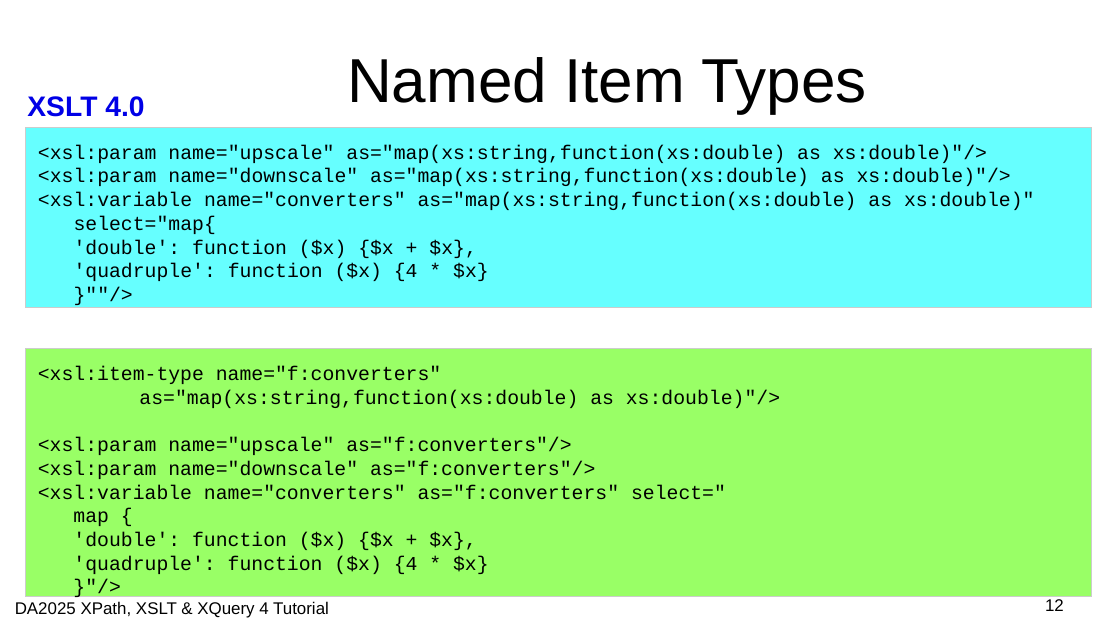
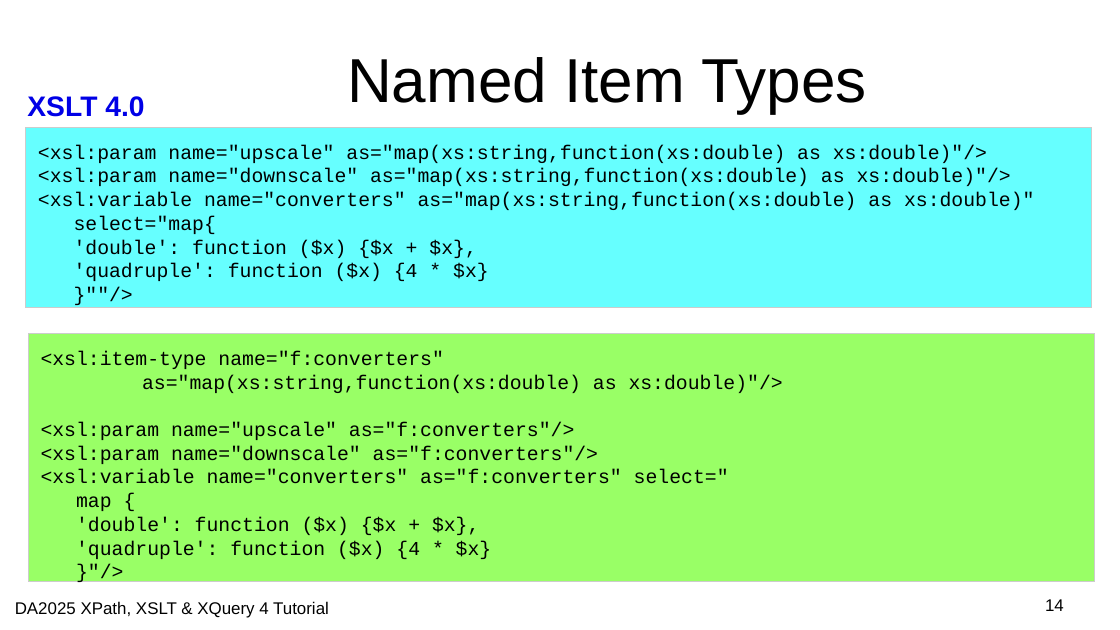
Before and after one commit to johnlumley/johnlumley.github.io, a slide deck: slide 14 of DA2025/slides/QT4-XSLT.odp (slide 12 before the commit). Drawn at 1120x630 pixels with LibreOffice and Linux fonts; fonts in the diff are those of the drawing; background and template pictures are left out. Boxes give left, top, right and bottom in pixels: in the first picture for what was removed or moved away, otherwise in the second. Text is boxed around its words. In the diff, an @@ line names an element or a change of style, - is before the commit and + after.

```diff
--- a/DA2025/slides/QT4-XSLT.odp
+++ b/DA2025/slides/QT4-XSLT.odp
@@ rectangle "<xsl:item-type name="f:converters" as="map(xs:string,functio ...": place and size @@
-rectangle "<xsl:item-type name="f:converters" as="map(xs:string,functio ..." at (26, 349, 1093, 597)
+rectangle "<xsl:item-type name="f:converters" as="map(xs:string,functio ..." at (28, 333, 1095, 581)
@@ page number at (1045, 599, 1064, 611): text changed @@
-12
+14
```
Also in this commit, not shown: 7 other slides changed, 4 slides added, 1 slide removed, 20 other files.
